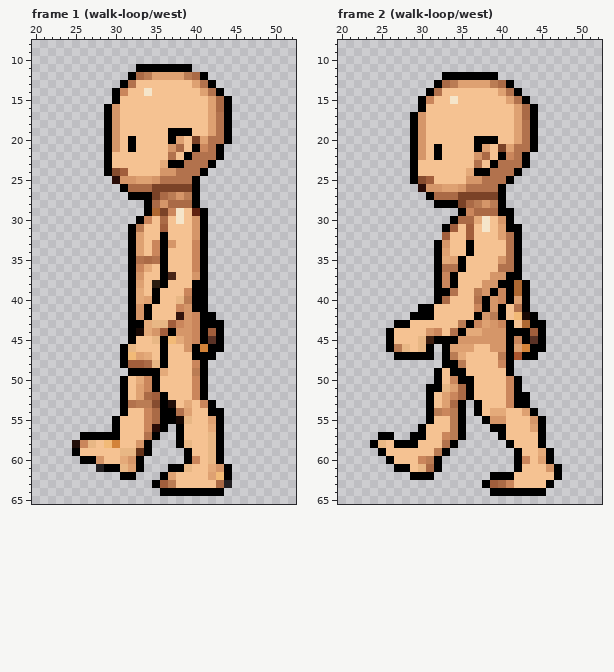
A pixel-art file gets an edit: apps/cheliki/public/characters/paper-doll/paper-doll.aseprite. The picture above is the old version.
76x76 pixels, 25 frames. Colours within 5 levels of each other are drawn and written as one. Shown: frame 1 (walk-loop/west): x 20..52, y 8..65; frame 2 (walk-loop/west): x 20..52, y 8..65. The commit also changed other frames, which this record leaves out.
Now the later version:
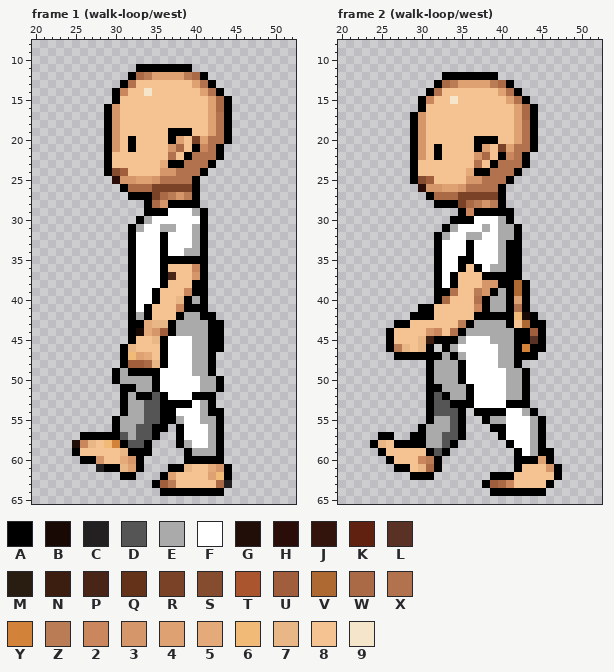
Palette (. is transparent): A #000000  B #180904  C #232022  D #555555  E #aaaaaa  F #ffffff  G #210e09  H #2a0d08  J #32140d  K #602110  L #5a3225  M #291c10  N #3c1e10  P #492517  Q #633219  R #7a4227  S #864c2f  T #ab552f  U #a15e3c  V #ae6832  W #aa6a46  X #b2724d  Y #d38339  Z #ba7c54  2 #ca865c  3 #d59669  4 #dea172  5 #e4aa7a  6 #f2ba77  7 #e8b785  8 #f5c292  9 #f5e5ca
The exact change:
layer "body" added
layer "clothes/jeans" added
layer "clothes/t-shirt" added
layer "clothes/shorts" added
layer "animations" removed
Changed rows in their new state; - is an unchanged pixel.
Frame 1 (walk-loop/west), layers "clothes/shorts", "clothes/t-shirt", "clothes/jeans":
first column x 30:
28 -------AAA----
29 -----AAFFFE---
30 ----EFFFFFF---
31 ---EFFEEFFE---
32 ---FFF-FFFE---
33 ---FFF-FFFE---
34 ---FFF-FFEE---
35 ---FFF-AAAA---
36 ---FFF--------
37 ---FFF--------
38 ---FFF--------
39 ---FF---------
40 ---FF----AE---
41 ---F-----A----
42 ---E----AEE---
43 -------AEEEE--
44 --------EEEEA-
45 -------FFFEEA-
46 -------FFFEE--
47 -------FFFEE--
48 -------FFFEEA-
49 AE----FFFFEEA-
50 AEEEE-FFFFFEEA
51 --AEE-FFFFFEEA
52 --EAAD-FFFA-A-
53 --EEDD-AAAFE--
54 --EEDD--FFFE--
55 -EEEDD--EFFEE-
56 -EEDDA---FFFE-
57 -DEDD----FFFE-
58 -ADD-----EFFE-
59 --AA------EEE-
60 ----------AAA-
Frame 2 (walk-loop/west), layers "clothes/shorts", "clothes/t-shirt", "clothes/jeans":
first column x 30:
29 -------AAA------
30 -----AAFFFE-----
31 ----EFFFEFEE----
32 --AEFFEEFFEE----
33 ---FFF-FFFEA----
34 ---FFF-FFFEA----
35 ---FF-AFFFEA----
36 ---FF--AFEEA----
37 ---F----AAA-----
38 ---F------------
39 ----------E-----
40 ---------EE-----
41 ---------EEA----
42 --------AA-A----
43 -------EEEE-----
44 ------EEEEEE----
45 -----EFFFEEEA---
46 ----EFFFFFEEA---
47 --AEAEFFFFEEA---
48 -AEEEAFFFFEEA---
49 -AEEE-FFFFFEEA--
50 -AEEE-FFFFFEEA--
51 ---EEE-FFFFEEA--
52 --DAEE-FFFFEE---
53 --DDA-AFFFFA----
54 --DDD---AAAFFE--
55 --EED----EEFFFE-
56 -EEED------FFFE-
57 -EEDD------FFFE-
58 AEED--------FFE-
59 -AD----------FEA
60 -------------AA-
